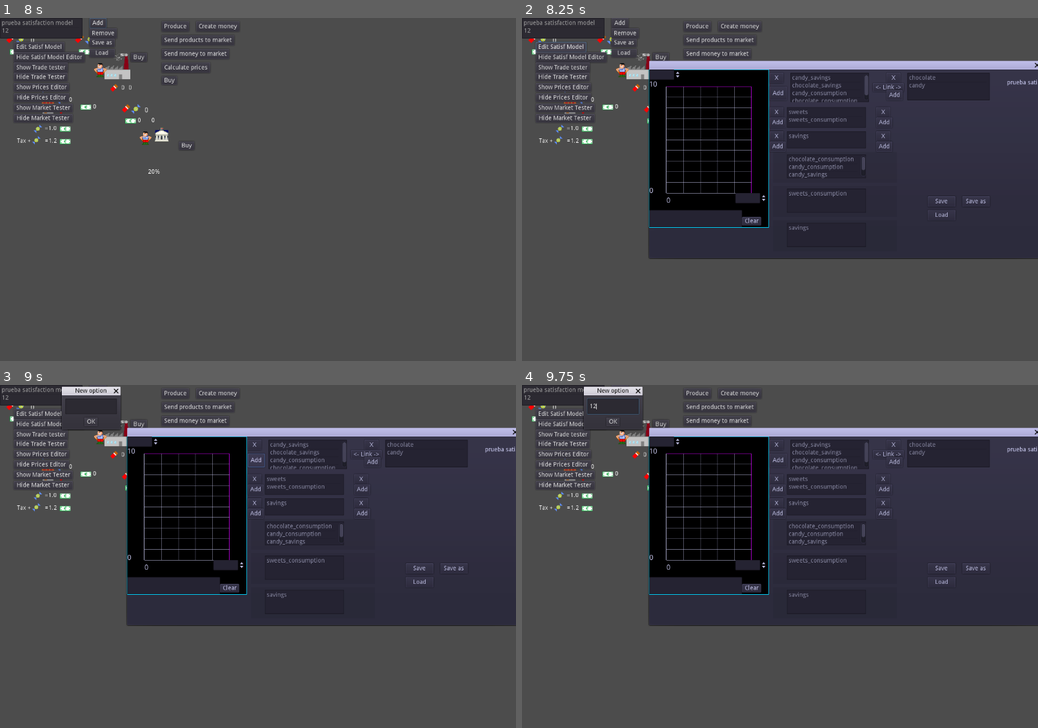
Above: before the commit, frames 1-4 (two rows, left to right).
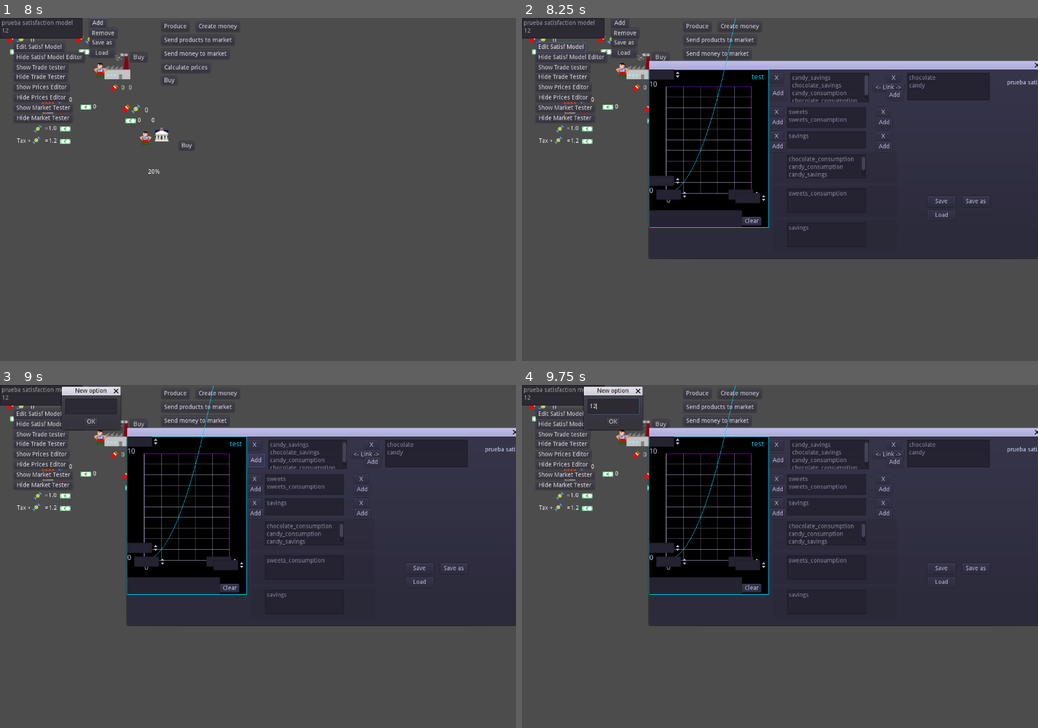
Above: after the commit, the same moments.

Repository: carlostgit/Fiat2
Game: Godot game, scene res://Fiat.tscn
Two runs of this game, one before a commit and one after it. Both use one fixed random seed, a clock stepped at 60 frames per second and the inputs below.
Inputs (mouse positions are in pixels of both pictures, inside the frame that each line leads up to):
- Up to frame 1 (8 s): click "Produce" at 0.5 s; click "Create money" at 1.25 s; click "Send products to market" at 2 s; click "Send money to market" at 2.75 s; click "Calculate prices" at 3.5 s; click "Buy" at 4.25 s; click "Buy" at 5 s; click "Add" at 5.75 s; click (56, 66) at 6.52 s; type "12" at 6.6 s; click "OK" at 7.25 s
- Up to frame 2 (8.25 s): click "Edit Satisf Model" at 8 s
- Up to frame 3 (9 s): click "Add" at 8.75 s
- Up to frame 4 (9.75 s): click (614, 405) at 9.52 s; type "12" at 9.6 s

Frame 1 is identical in both runs. In frame 2, 0.5% of the frame differs, in the area x 24-47%, y 0-54%; in frame 3, 0.5%; in frame 4, 0.5%.

Commit message:
Mejoras en plotter. Meto valores mínimos

Diff:
--- a/Plotter/Plotter.gd
+++ b/Plotter/Plotter.gd
@@ -1,6 +1,11 @@
 extends Control
 
 var _draw_backround_rect:bool = true
+
+#TODO: valores mínimos
+var _min_x:float = 0
+var _min_y:float = 0
+#
 
 var _max_x:float = 5
 var _max_y:float = 100
@@ -47,10 +52,8 @@
 
 #	init(7,80)
 #
-#	var test_funcref = funcref( self, "default_test_function")
-#	_func_array.append(test_funcref)
-#	#_label_array.append("test")
-#	_func_label_dict[test_funcref]="test"
+	var test_funcref = funcref( self, "default_test_function")
+	add_func_ref(test_funcref,[],"test",Color(0,1,1))
 	updated_size()
 
 	pass
@@ -66,7 +69,7 @@
 
 	_width_per_calculated_point = _width/float(_total_num_of_calculated_points)
 
-	_x_zoom = self._width/self._max_x
+	_x_zoom = self._width/(self._max_x - self._min_x)
 
 	var y_max:float = _max_y
 	_height = self.get_rect().size.y - _top_margin - _bottom_margin
@@ -74,9 +77,9 @@
 	if _height < param_min_height:
 		_height = param_min_height
 
-	_y_zoom = _height/y_max
-
-	_calculated_points_per_unit = float(_max_x)/float(_total_num_of_calculated_points)
+	_y_zoom = _height/(y_max-self._min_y)
+
+	_calculated_points_per_unit = float(_max_x-_min_x)/float(_total_num_of_calculated_points)
 
 	update()
 
@@ -151,9 +154,9 @@
 	if _height < param_min_height:
 		_height = param_min_height
 
-	_y_zoom = _height/y_max
-
-	_calculated_points_per_unit = float(_max_x)/float(_total_num_of_calculated_points)
+	_y_zoom = _height/(y_max-self._min_y)
+
+	_calculated_points_per_unit = float(_max_x-self._min_x)/float(_total_num_of_calculated_points)
 
 
 func _draw():
@@ -215,15 +218,15 @@
 	#Dibujo de líneas horizontales
 #	Primero calculo cuántas líneas quiero dibujar. No quiero dibujar más de 100 líneas
 
-	var num_hor_lines_to_draw:float = self._max_y
+	var num_hor_lines_to_draw:float = self._max_y - self._min_y
 	var ten_times_reductions_in_hor_lines:int = 0
 	while num_hor_lines_to_draw>100:
 		num_hor_lines_to_draw = num_hor_lines_to_draw/(10)
 		ten_times_reductions_in_hor_lines += 1
 
-	for value_y_of_line in range(0, self._max_y, pow(10,ten_times_reductions_in_hor_lines)):
+	for value_y_of_line in range(self._min_y, self._max_y, pow(10,ten_times_reductions_in_hor_lines)):
 		if (value_y_of_line>0 and value_y_of_line < self._max_y):
-			_canvas_item.draw_line(Vector2(_left_margin,_height+_top_margin-value_y_of_line*_y_zoom),Vector2(_width+_left_margin,_height+_top_margin-value_y_of_line*_y_zoom), Color(1,1,1,0.5)) #Value of 1 line
+			_canvas_item.draw_line(Vector2(_left_margin,_height+_top_margin-(value_y_of_line-self._min_y)*_y_zoom),Vector2(_width+_left_margin,_height+_top_margin-(value_y_of_line-self._min_y)*_y_zoom), Color(1,1,1,0.5)) #Value of 1 line
 
 	#10 líneas verticales
 #	for line in range(1,10):
@@ -231,16 +234,16 @@
 
 	#Dibujo de líneas verticales
 #	Primero calculo cuántas líneas quiero dibujar. No quiero dibujar más de 100 líneas
-	var num_vert_lines_to_draw = self._max_x
+	var num_vert_lines_to_draw = self._max_x-self._min_x
 	var ten_times_reductions_in_vert_lines:int = 0
 	while num_vert_lines_to_draw>100:
 		num_vert_lines_to_draw = num_vert_lines_to_draw/(10)
 		ten_times_reductions_in_vert_lines += 1
 
 #	for line_x in self._max_x:
-	for value_x_of_line in range(0, self._max_x ,pow(10,ten_times_reductions_in_vert_lines)):
+	for value_x_of_line in range(self._min_x, self._max_x ,pow(10,ten_times_reductions_in_vert_lines)):
 		if (value_x_of_line>0 and value_x_of_line<self._max_x):
-			_canvas_item.draw_line(Vector2(value_x_of_line*_x_zoom+_left_margin,_height+_top_margin),Vector2(value_x_of_line*_x_zoom+_left_margin,_top_margin), Color(1,1,1,0.5))
+			_canvas_item.draw_line(Vector2((value_x_of_line-self._min_x)*_x_zoom+_left_margin,_height+_top_margin),Vector2((value_x_of_line-self._min_x)*_x_zoom+_left_margin,_top_margin), Color(1,1,1,0.5))
 
 	#Línea x
 	_canvas_item.draw_line(Vector2(_left_margin,_height+_top_margin),Vector2(_left_margin+_width,_height+_top_margin), Color(1,1,1)) #Cuantity of 100 line
@@ -251,7 +254,7 @@
 	_canvas_item.draw_string(_font,Vector2(_total_num_of_calculated_points*_width_per_calculated_point+_left_margin,_height+_top_margin+font_size_y),String(_max_x),Color(1,1,1))
 
 	#Etiqueta con el mínimo en x
-	_canvas_item.draw_string(_font,Vector2(_left_margin,_height+_top_margin+font_size_y),String("0"),Color(1,1,1))
+	_canvas_item.draw_string(_font,Vector2(_left_margin,_height+_top_margin+font_size_y),String(self._min_x),Color(1,1,1))
 
 	#Dibujo la etiqueta del y=1
 	#_canvas_item.draw_string(_font,Vector2(0,_height+_top_margin-1*_y_zoom),"1",Color(1,1,1))
@@ -260,7 +263,7 @@
 	_canvas_item.draw_string(_font,Vector2(0,_top_margin),str(_max_y),Color(1,1,1))
 
 	#Etiqueta con el mínimo en y
-	_canvas_item.draw_string(_font,Vector2(0,_height+_top_margin),String("0"),Color(1,1,1))
+	_canvas_item.draw_string(_font,Vector2(0,_height+_top_margin),str(self._min_y),Color(1,1,1))
 
 
 func draw(var myfunc, var label_arg:String, func_args_arg = [], color_arg:Color = Color(0,1,0)):
@@ -274,16 +277,16 @@
 #		var y1:float = _y_zoom*myfunc.call_func(func_arg,i*_calculated_points_per_unit)
 #		var y2:float = _y_zoom*myfunc.call_func(func_arg,(i+1)*_calculated_points_per_unit)
 		var arguments_array1:Array = []
-		arguments_array1.append(i*_calculated_points_per_unit)
+		arguments_array1.append(i*_calculated_points_per_unit + self._min_x)
 		var arguments_array2:Array = []
-		arguments_array2.append((i+1)*_calculated_points_per_unit)
+		arguments_array2.append((i+1)*_calculated_points_per_unit + self._min_x)
 		for extra_arg in func_args_arg:
 			arguments_array1.append(extra_arg)
 			arguments_array2.append(extra_arg)
 #		var y1:float = _y_zoom*myfunc.call_func(i*_calculated_points_per_unit)
 		var debug = myfunc.call_funcv(arguments_array1)
-		var y1:float = _y_zoom*myfunc.call_funcv(arguments_array1)
-		var y2:float = _y_zoom*myfunc.call_funcv(arguments_array2)
+		var y1:float = _y_zoom*(myfunc.call_funcv(arguments_array1)-self._min_y)
+		var y2:float = _y_zoom*(myfunc.call_funcv(arguments_array2)-self._min_y)
 
 		_canvas_item.draw_line(Vector2((_left_margin+x1),_height+_top_margin-y1), Vector2((_left_margin+x2), _height+_top_margin-y2), color_arg, 1)
 
@@ -349,19 +352,19 @@
 			var x_prev:float = previous_point.x
 			var y_prev:float = previous_point.y
 
-			var y1:float = _y_zoom*y_prev
+			var y1:float = _y_zoom*(y_prev-self._min_y)
 			var y_canvas_prev:float = _height+_top_margin-y1
 
-			var x1:float = _x_zoom*x_prev
+			var x1:float = _x_zoom*(x_prev-self._min_x)
 			var x_canvas_prev:float = _left_margin+x1
 
 			var x:float = point.x
 			var y:float = point.y
 
-			var y2:float = _y_zoom*y
+			var y2:float = _y_zoom*(y-self._min_y)
 			var y_canvas:float = _height+_top_margin-y2
 
-			var x2:float = _x_zoom*x
+			var x2:float = _x_zoom*(x-self._min_x)
 			var x_canvas:float = _left_margin+x2
 
 			_canvas_item.draw_line(Vector2(x_canvas_prev,y_canvas_prev),Vector2(x_canvas,y_canvas),color)
@@ -391,3 +394,24 @@
 func set_func_color(func_ref_arg:FuncRef, color_arg:FuncRef):
 	if self._func_color_dict.has(func_ref_arg):
 		self._func_color_dict[func_ref_arg] = color_arg
+
+func set_min_x_axis_value(min_value:float):
+	_min_x = min_value
+	updated_size()
+
+func set_min_y_axis_value(min_value:float):
+	_min_y = min_value
+	updated_size()
+
+
+func _on_XMaxSpinBox_value_changed(value):
+	set_max_x_axis_value(value)
+
+func _on_XMinSpinBox_value_changed(value):
+	set_min_x_axis_value(value)
+
+func _on_YMaxSpinBox_value_changed(value):
+	set_max_y_axis_value(value)
+
+func _on_YMinSpinBox_value_changed(value):
+	set_min_y_axis_value(value)
--- a/Plotter/Plotter.tscn
+++ b/Plotter/Plotter.tscn
@@ -10,3 +10,42 @@
 __meta__ = {
 "_edit_use_anchors_": false
 }
+
+[node name="XMaxSpinBox" type="SpinBox" parent="."]
+margin_left = 184.0
+margin_top = 280.0
+margin_right = 258.0
+margin_bottom = 304.0
+value = 5.0
+__meta__ = {
+"_edit_use_anchors_": false
+}
+
+[node name="XMinSpinBox" type="SpinBox" parent="."]
+margin_left = 16.0
+margin_top = 280.0
+margin_right = 90.0
+margin_bottom = 304.0
+__meta__ = {
+"_edit_use_anchors_": false
+}
+
+[node name="YMaxSpinBox" type="SpinBox" parent="."]
+margin_right = 74.0
+margin_bottom = 24.0
+value = 5.0
+__meta__ = {
+"_edit_use_anchors_": false
+}
+
+[node name="YMinSpinBox" type="SpinBox" parent="."]
+margin_top = 248.0
+margin_right = 74.0
+margin_bottom = 272.0
+__meta__ = {
+"_edit_use_anchors_": false
+}
+[connection signal="value_changed" from="XMaxSpinBox" to="." method="_on_XMaxSpinBox_value_changed"]
+[connection signal="value_changed" from="XMinSpinBox" to="." method="_on_XMinSpinBox_value_changed"]
+[connection signal="value_changed" from="YMaxSpinBox" to="." method="_on_YMaxSpinBox_value_changed"]
+[connection signal="value_changed" from="YMinSpinBox" to="." method="_on_YMinSpinBox_value_changed"]
--- a/PriceCalculation/MarketTesterScene.gd
+++ b/PriceCalculation/MarketTesterScene.gd
@@ -301,3 +301,11 @@
 
 func _on_YMaxSpinBox_value_changed(value):
 	$Plotter.set_max_y_axis_value(value)
+
+
+func _on_XMinSpinBox_value_changed(value):
+	$Plotter.set_min_x_axis_value(value)
+
+
+func _on_YMinSpinBox_value_changed(value):
+	$Plotter.set_min_y_axis_value(value)
--- a/PriceCalculation/PriceCalculationTesterScene.tscn
+++ b/PriceCalculation/PriceCalculationTesterScene.tscn
@@ -596,10 +596,6 @@
 margin_bottom = 352.0
 
 [node name="Plotter" parent="MarketTesterScene" instance=ExtResource( 4 )]
-margin_left = 32.0
-margin_top = 32.0
-margin_right = 310.0
-margin_bottom = 345.0
 
 [node name="XMaxSpinBox" type="SpinBox" parent="MarketTesterScene/Plotter"]
 margin_left = 192.0
@@ -609,6 +605,16 @@
 min_value = 0.5
 step = 0.5
 value = 5.0
+__meta__ = {
+"_edit_use_anchors_": false
+}
+
+[node name="XMinSpinBox" type="SpinBox" parent="MarketTesterScene/Plotter"]
+margin_left = 24.0
+margin_top = 288.0
+margin_right = 98.0
+margin_bottom = 312.0
+step = 0.5
 
 [node name="YMaxSpinBox" type="SpinBox" parent="MarketTesterScene/Plotter"]
 margin_right = 74.0
@@ -616,6 +622,12 @@
 min_value = 0.5
 step = 0.5
 value = 5.0
+
+[node name="YMinSpinBox" type="SpinBox" parent="MarketTesterScene/Plotter"]
+margin_top = 256.0
+margin_right = 74.0
+margin_bottom = 280.0
+step = 0.5
 [connection signal="pressed" from="AddButton" to="." method="_on_AddButton_pressed"]
 [connection signal="pressed" from="EditButton" to="." method="_on_EditButton_pressed"]
 [connection signal="pressed" from="HideButton" to="." method="_on_HideButton_pressed"]
@@ -664,4 +676,6 @@
 [connection signal="pressed" from="MarketTesterScene/NextStepButton" to="MarketTesterScene" method="_on_NextStepButton_pressed"]
 [connection signal="pressed" from="MarketTesterScene/CalculateNewPricesButton" to="MarketTesterScene" method="_on_CalculateNewPricesButton_pressed"]
 [connection signal="value_changed" from="MarketTesterScene/Plotter/XMaxSpinBox" to="MarketTesterScene" method="_on_XMaxSpinBox_value_changed"]
+[connection signal="value_changed" from="MarketTesterScene/Plotter/XMinSpinBox" to="MarketTesterScene" method="_on_XMinSpinBox_value_changed"]
 [connection signal="value_changed" from="MarketTesterScene/Plotter/YMaxSpinBox" to="MarketTesterScene" method="_on_YMaxSpinBox_value_changed"]
+[connection signal="value_changed" from="MarketTesterScene/Plotter/YMinSpinBox" to="MarketTesterScene" method="_on_YMinSpinBox_value_changed"]
Not shown: 1 places in Fiat.tscn that only renumber resources
